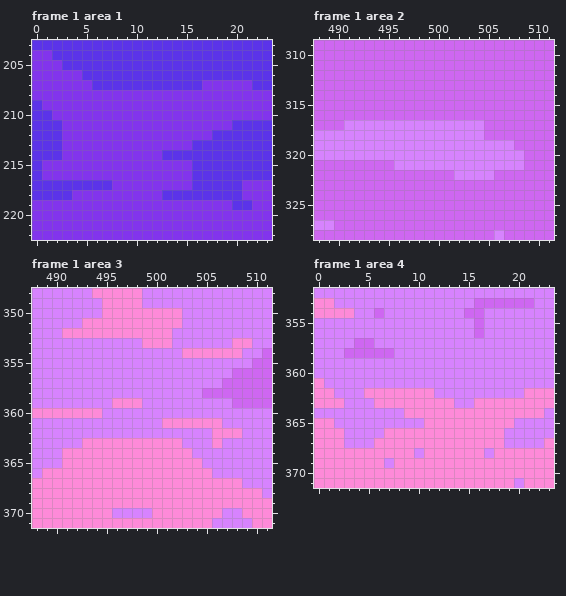
A pixel-art file gets an edit: gimal Images/aseprite 파일/Other/TitleBackground_row.aseprite. Above, as it was before the edit.
512x384 pixels, 2 frames. Colours within 5 levels of each other are drawn and written as one. Shown: frame 1 area 1: x 0..23, y 203..222; frame 1 area 2: x 488..511, y 309..328; frame 1 area 3: x 488..511, y 348..371; frame 1 area 4: x 0..23, y 352..371. The commit also changed other frames or places, which this record leaves out.
Once edited:
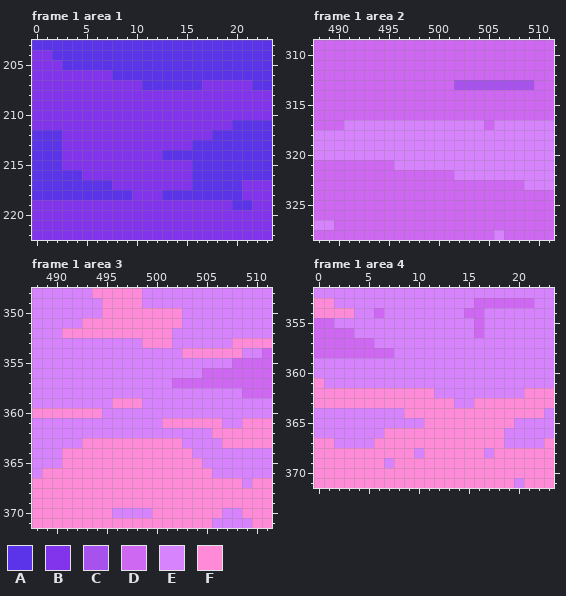
Palette (. is transparent): A #5b33e9  B #8234ec  C #a752ed  D #ce67f1  E #d783fe  F #fe8ad8
Edits made:
Changed rows in their new state; - is an unchanged pixel.
Frame 1 area 1, layer "Layer 1":
first column x 0:
206 -----BBB---
207 ------BBBBB
209 B----------
210 BB---------
211 BBB--------
first column x 1:
215 AA-------
216 AAAA-----
218 ---AAAAAA
Frame 1 area 2, layer "Layer 1":
first column x 502:
313 CCCCCCCC
first column x 505:
317 -EEEEEE
318 EEEEEEE
319 ---EEEE
320 ----EEE
321 ----EEE
322 -EEEEEE
323 ----EEE
Frame 1 area 3, layer "Layer 1":
first column x 502:
353 --------FF
355 ------DD--
356 ---DDD----
357 DDDDD-----
358 ---EEEE---
359 ------EEEE
361 -------FFF
362 -------FFF
363 ----EFFFFF
first column x 510:
367 FF
368 -F
Frame 1 area 4, layer "Layer 1":
first column x 0:
355 DD--
356 DDDD
357 DDDD
358 DDD-
first column x 0:
362 --FFF-
363 ---FFF
365 EE----
366 EEE---
367 --E---
